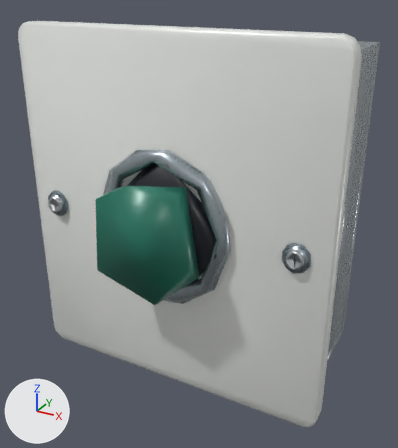
What one commit did to the glTF model lab/public/models/pushbutton_start-button.low.glb.
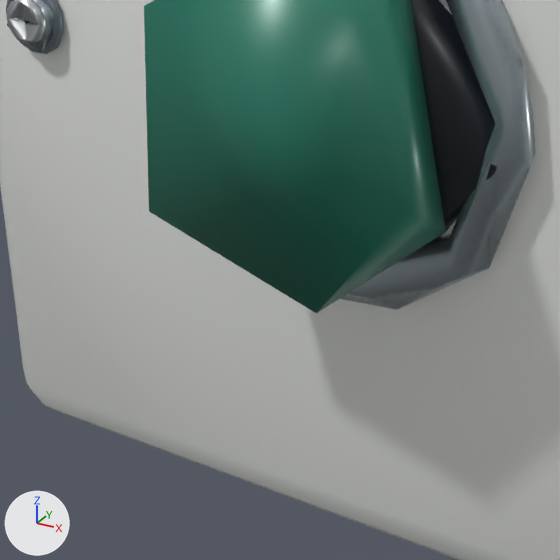
The first picture shows the older version from a 50 mm camera at (0.709, -1.26, 1.235) aimed at (0.006, 0.019, 0.595). The close-ups show the older and then the newer version on the part from 12% to 60% of the width and 44% to 87% of the height of that picture. Only the edits that show in the close-ups are written down. The axes (+X, +Y, +Z) are drawn at lower left. The lights are the same throughout. Where no turn or scale is listed for an object, it has been applied to the vertices.

Names of what the first close-up shows: 'detail:faceplate-fixing · Detail zinc plated fixing', 'node-12', 'node-13', 'node-14', 'node-15', 'part:cover · Original 0905ee26', 'part:cover · Original 2a8198d3'.
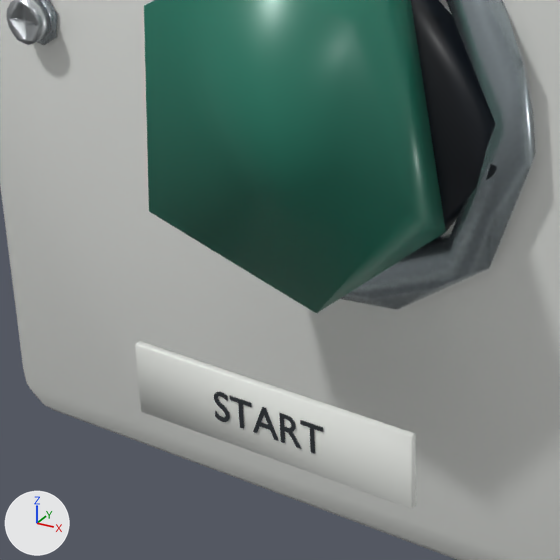
Edits to the bpy script that builds the scene:
```text
Add mat_graphite_service_markings:
    mat_graphite_service_markings = principled_material('Graphite service markings')
    mat_graphite_service_markings.base_color = (0.018, 0.025, 0.031)  # dark grey #242c31
    mat_graphite_service_markings.roughness = 0.6
    mat_graphite_service_markings.coat_weight = 0.15
    mat_graphite_service_markings.coat_roughness = 0.25
Add mat_printed_ivory_identification:
    mat_printed_ivory_identification = principled_material('Printed ivory identification')
    mat_printed_ivory_identification.base_color = (0.85, 0.87, 0.83)  # white #edf0eb
    mat_printed_ivory_identification.roughness = 0.52
    mat_printed_ivory_identification.coat_weight = 0.15
    mat_printed_ivory_identification.coat_roughness = 0.25
Add me_moulded_marking:
    me_moulded_marking.from_pydata(...)  # 2916 vertices, 5820 faces; spans x -0.0581..0.0591, y -0.0006..0.0006, z -0.0139..0.0176
    me_moulded_marking.materials.append(mat_graphite_service_markings)  # dark grey #242c31
Add me_cube_032_1:
    me_cube_032_1.from_pydata(...)  # 18 vertices, 32 faces; spans x -0.148..0.148, y -0.004..0.003, z -0.038..0.038
    me_cube_032_1.materials.append(mat_printed_ivory_identification)  # white #edf0eb
Remove ob_part_cover___original_0905ee26:
    ob_part_cover___original_0905ee26 = bpy.data.objects.new('part:cover · Original 0905ee26', me_recipe_mesh_009)
    ob_part_cover___original_0905ee26.location = (-0.36, -0.158, 0.652)
Remove ob_part_cover___original_2a8198d3:
    ob_part_cover___original_2a8198d3 = bpy.data.objects.new('part:cover · Original 2a8198d3', me_recipe_mesh_036)
    ob_part_cover___original_2a8198d3.location = (-0.36, -0.156, 0.652)
Add ob_mark_start:
    ob_mark_start = bpy.data.objects.new('mark:START', me_moulded_marking)
    ob_mark_start.location = (0.0, -0.296, 0.377)
Add ob_identification_insert:
    ob_identification_insert = bpy.data.objects.new('Identification insert', me_cube_032_1)
    ob_identification_insert.location = (0.0, -0.292, 0.377)
```

Where the change shows, as pixel boxes [x1, y1, x2, y2] in the close-ups (560 x 560 px):
'Identification insert', added: after [135, 341, 416, 509]
'mark:START', added: after [214, 392, 323, 454]
'part:cover · Original 0905ee26', deleted: before [6, 0, 64, 54]
'part:cover · Original 2a8198d3', deleted: before [7, 0, 54, 52]
